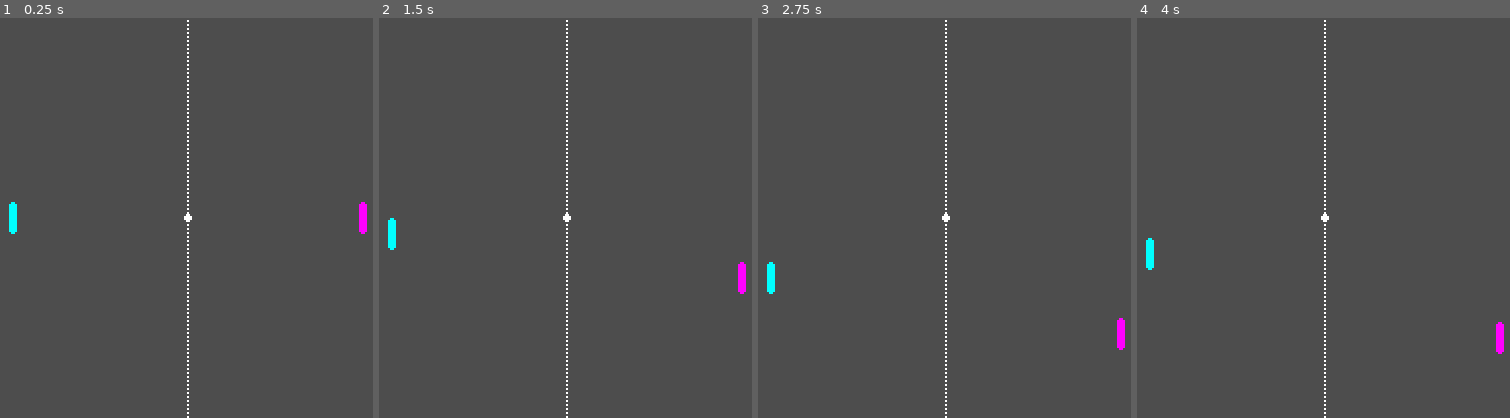
Above: before the commit, frames 1-4 (left to right).
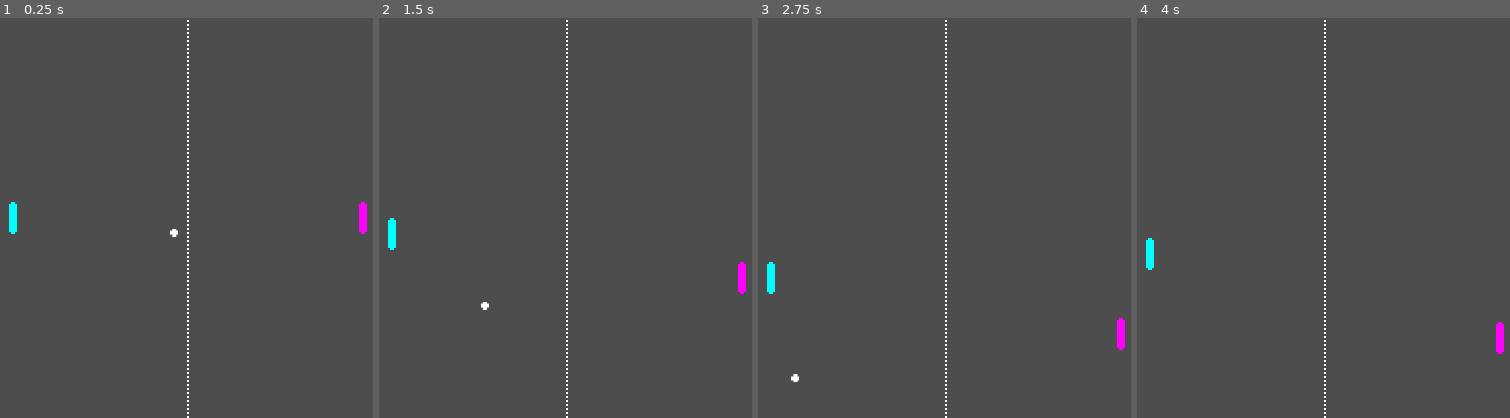
Above: after the commit, the same moments.

Repository: natleahh/pong
Game: Godot game, scene res://pong.tscn
Same seed, same stepped clock (60 frames per second), same inputs: the game is played once before the commit and once after it. This scene is started directly instead of the project's main scene.
Inputs:
- Up to frame 1 (0.25 s): no input
- Up to frame 2 (1.5 s): tap Enter at 0.5 s; hold Down (right_move_down) 0.53-1.28 s; tap Space at 1.25 s; hold Z (left_move_down) from 1.28 s (still down)
- Up to frame 3 (2.75 s): release Z (left_move_down) at 2.03 s; hold Down (right_move_down) from 2.03 s (still down)
- Up to frame 4 (4 s): release Down (right_move_down) at 2.78 s; hold A (left_move_up) 2.78-3.53 s; hold Z (left_move_down) from 3.53 s (still down)

The runs differ from the first frame. In frame 1, less than 0.1% of the frame differs, in the area x 45-52%, y 49-55%; in frame 2, less than 0.1%; in frame 3, less than 0.1%; in frame 4, less than 0.1%.
Error before the commit: Invalid call. Nonexistent function 'serve' in base 'Area2D'. (res://pong.gd:15)

Commit message:
updated ball logic

Diff:
--- a/Ball.gd
+++ b/Ball.gd
@@ -1,19 +1,16 @@
 extends Area2D
 
+const SERVE_VARIANCE: float = 0.125
+
 var heading: Vector2
-var speed: int = 1000
+var speed: int = 80
 var direction: int = 1
 
 func serve(start):
 	direction *= -1
-	heading = Vector2.UP.rotated(PI * randfn(0.5, 0.25)) * direction
-	position = start
+	heading = Vector2.UP.rotated(PI * randfn(0.5 - SERVE_VARIANCE, 0.5 + SERVE_VARIANCE)) * direction
+	print(heading)
+	global_position = start
 
 func move(delta):
 	global_position += speed * heading * delta
-
-func _ready():
-	serve(global_position)
-
-func _process(delta):
-	move(delta)
--- a/ball.tscn
+++ b/ball.tscn
@@ -1,12 +1,14 @@
-[gd_scene load_steps=3 format=3 uid="uid://blslusk5ms14y"]
+[gd_scene load_steps=4 format=3 uid="uid://blslusk5ms14y"]
 
 [ext_resource type="Texture2D" uid="uid://due7xflen1lq3" path="res://assets/ball.png" id="1_eiokp"]
+[ext_resource type="Script" path="res://ball.gd" id="1_wbwrw"]
 
 [sub_resource type="CircleShape2D" id="CircleShape2D_e3p7g"]
 radius = 4.0
 
 [node name="Ball" type="Area2D"]
-position = Vector2(104, 55)
+position = Vector2(26, 27)
+script = ExtResource("1_wbwrw")
 metadata/_edit_group_ = true
 
 [node name="Ball" type="Sprite2D" parent="."]
--- a/pong.gd
+++ b/pong.gd
@@ -1,5 +1,4 @@
 extends Node2D
-
 
 var window_size: Vector2i
 
@@ -15,9 +14,7 @@
 	$Ball.serve(centre)
 
 
-
-
 func _process(delta):
 	for pallete in $Players.get_children():
 		pallete.move(0, window_size.y, delta)
-	$Ball.move()
+	$Ball.move(delta)
